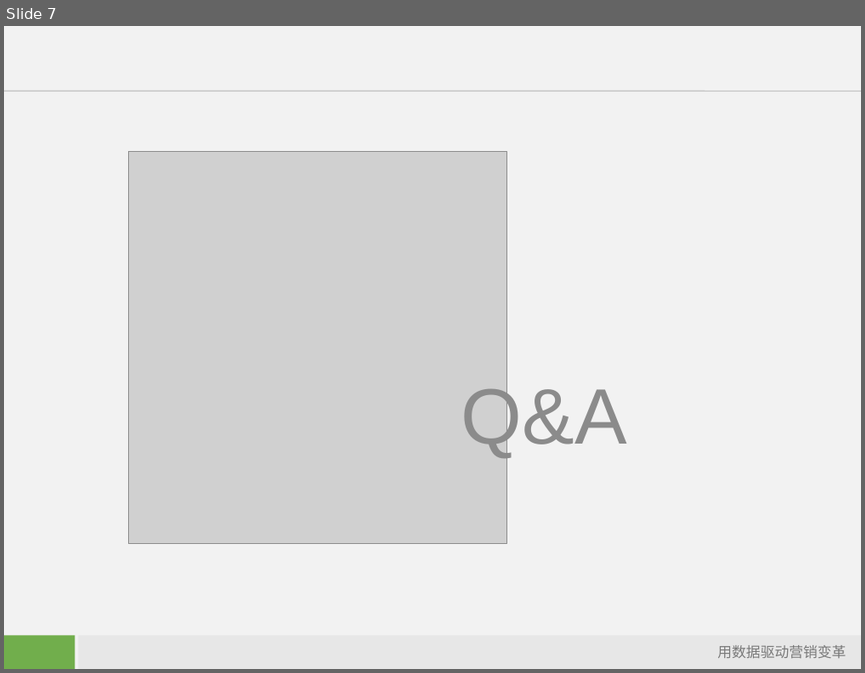
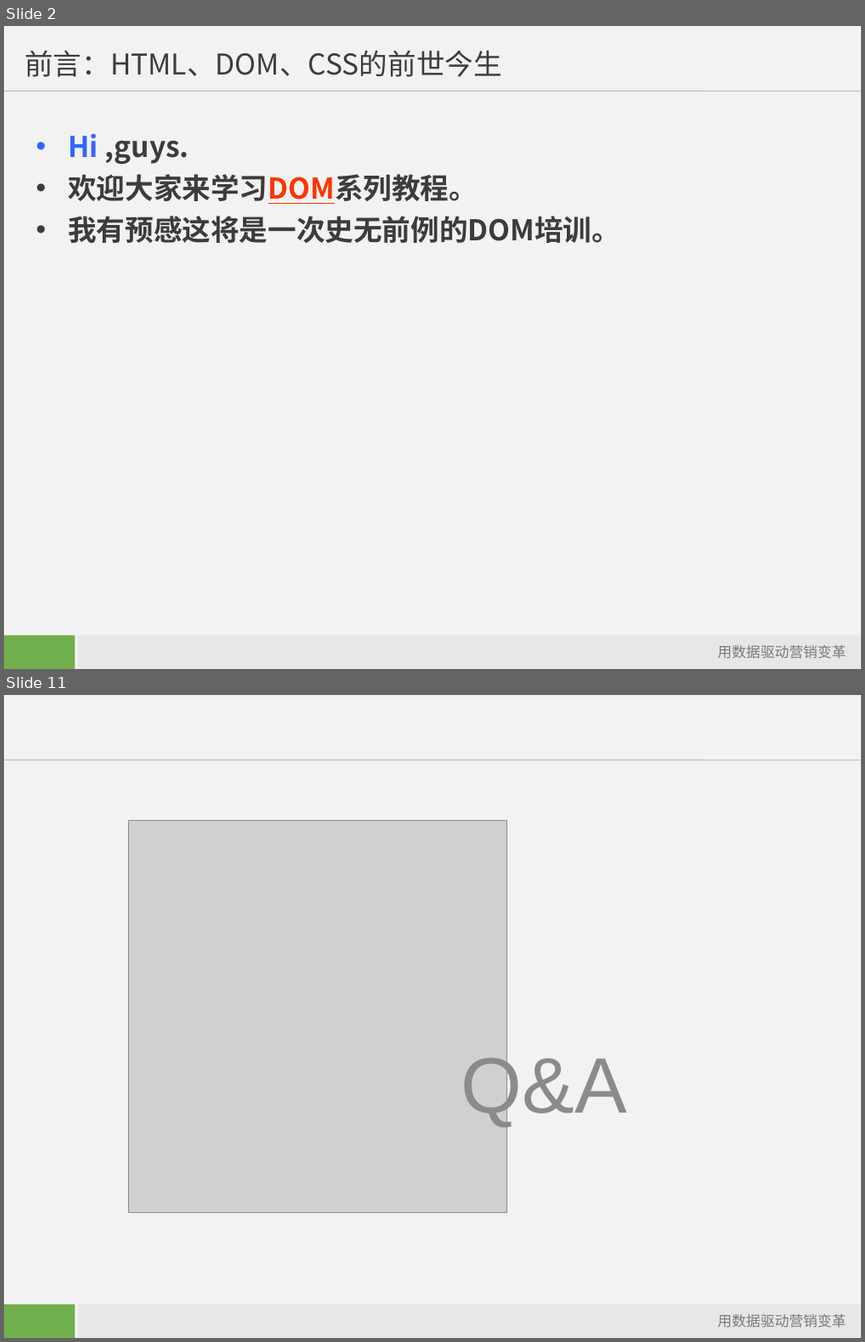
Before and after one commit to starzou/dom-edge, a slide deck: doc/DOM及其应用-入门.ppt. Shown one above the other, each under a label of ours: slide 7 before the commit, slides 2 and 11 after it; the slides between them are not shown. The pictures are 865x673 and 865x1342 pixels, drawn with LibreOffice and Linux fonts; fonts in the diff are those of the drawing; grey boxes stand for pictures; background and template pictures are left out. Boxes give left, top, right and bottom in pixels: in the first picture for what was removed or moved away, otherwise in the second. Text is boxed around its words. In the diff, an @@ line names an element or a change of style, - is before the commit and + after.

```diff
--- a/doc/DOM及其应用-入门.ppt
+++ b/doc/DOM及其应用-入门.ppt
@@ slide 2 added at bbox=[4, 26, 861, 669], background #F2F2F2; not listed: 4 template elements that a slide beside it also shows @@
@@ title added at bbox=[24, 50, 502, 77], 24 pt, text #3C3C3C @@
+前言：HTML、DOM、CSS的前世今生
@@ text added at bbox=[68, 134, 620, 243], 24 pt, text #3C3C3C, bold @@
+• Hi ,guys.
+• 欢迎大家来学习DOM系列教程。
+• 我有预感这将是一次史无前例的DOM培训。
@@ what was slide 7 is now slide 11 @@
```
Also in this commit, not shown: 1 slide changed, 4 other slides added, 1 slide removed, 1 other file.
